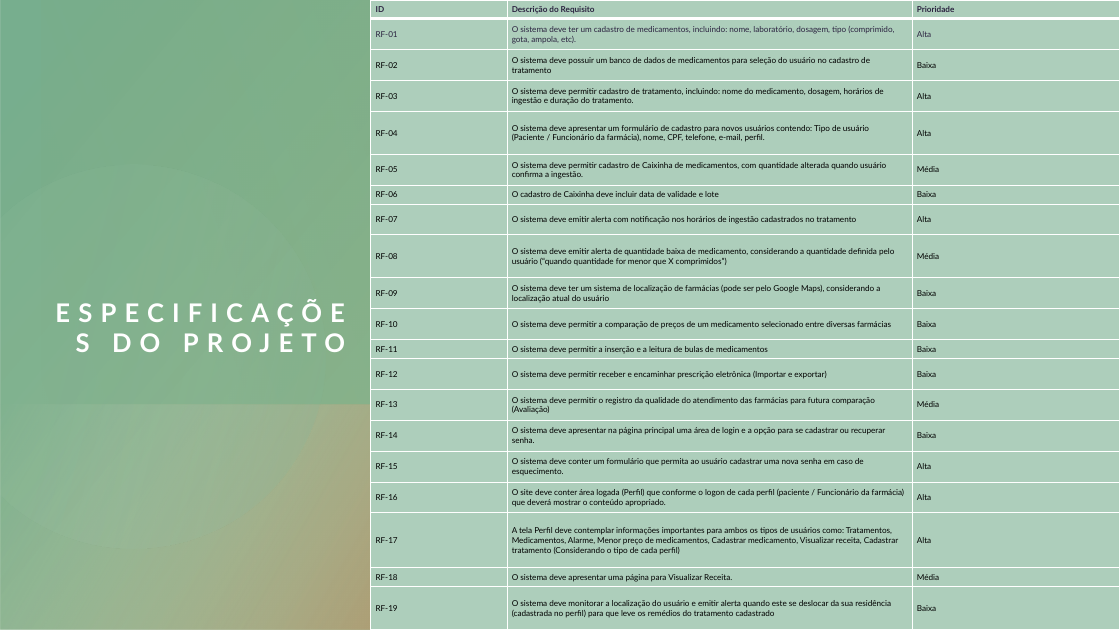
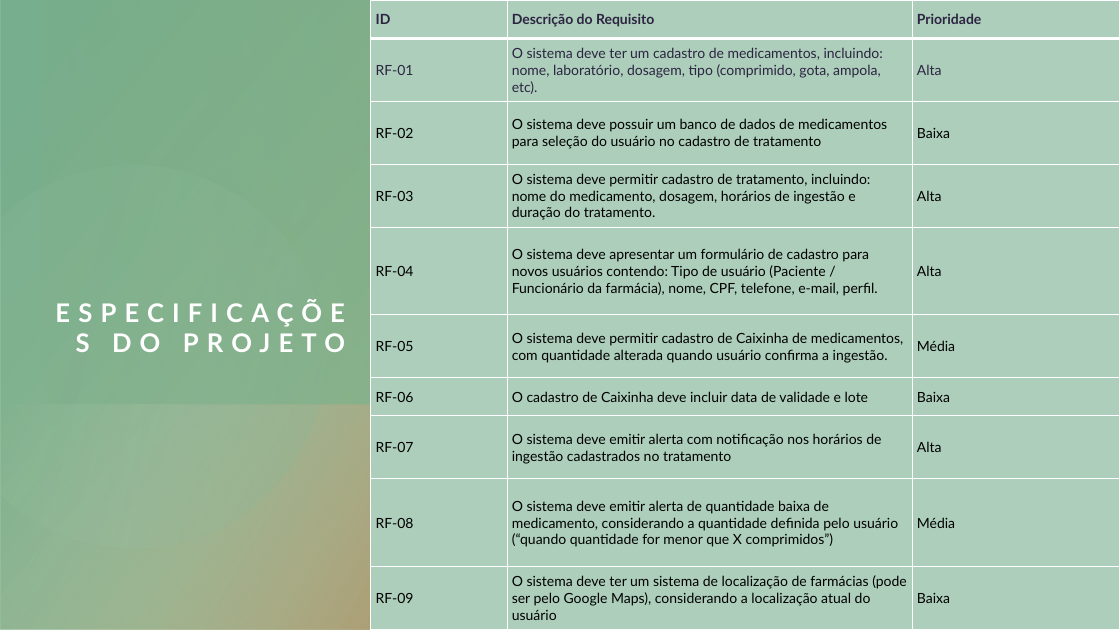
Before and after one commit to ICEI-PUC-Minas-PMV-ADS/pmv-ads-2021-2-e2-proj-int-t1-t1-grupo-1, a slide deck: slide 7 of presentation/Minha Saúde.pptx (slide 8 before the commit). Drawn at 1120x630 pixels with LibreOffice and Linux fonts; fonts in the diff are those of the drawing. Boxes give left, top, right and bottom in pixels: in the first picture for what was removed or moved away, otherwise in the second. Text is boxed around its words. In the diff, an @@ line names an element or a change of style, - is before the commit and + after.

```diff
--- a/presentation/Minha Saúde.pptx
+++ b/presentation/Minha Saúde.pptx
@@ table at [371,0,1120,630] @@
-row 11: RF-10 | O sistema deve permitir a comparação de preços de um medicamento selecionado entre diversas farmácias | Baixa
-row 12: RF-11 | O sistema deve permitir a inserção e a leitura de bulas de medicamentos | Baixa
-row 13: RF-12 | O sistema deve permitir receber e encaminhar prescrição eletrônica (Importar e exportar) | Baixa
-row 14: RF-13 | O sistema deve permitir o registro da qualidade do atendimento das farmácias para futura comparação (Avaliação) | Média
-row 15: RF-14 | O sistema deve apresentar na página principal uma área de login e a opção para se cadastrar ou recuperar senha. | Baixa
-row 16: RF-15 | O sistema deve conter um formulário que permita ao usuário cadastrar uma nova senha em caso de esquecimento. | Alta
-row 17: RF-16 | O site deve conter área logada (Perfil) que conforme o logon de cada perfil (paciente / Funcionário da farmácia) que deverá mostrar o conteúdo apropriado. | Alta
-row 18: RF-17 | A tela Perfil deve contemplar informações importantes para ambos os tipos de usuários como: Tratamentos, Medicamentos, Alarme, Menor preço de medicamentos, Cadastrar medicamento, Visualizar receita, Cadastrar tratamento (Considerando o tipo de cada perfil) | Alta
-row 19: RF-18 | O sistema deve apresentar uma página para Visualizar Receita. | Média
-row 20: RF-19 | O sistema deve monitorar a localização do usuário e emitir alerta quando este se deslocar da sua residência (cadastrada no perfil) para que leve os remédios do tratamento cadastrado | Baixa
```
Also in this commit, not shown: 2 other slides changed, 2 slides added, 2 slides removed.
